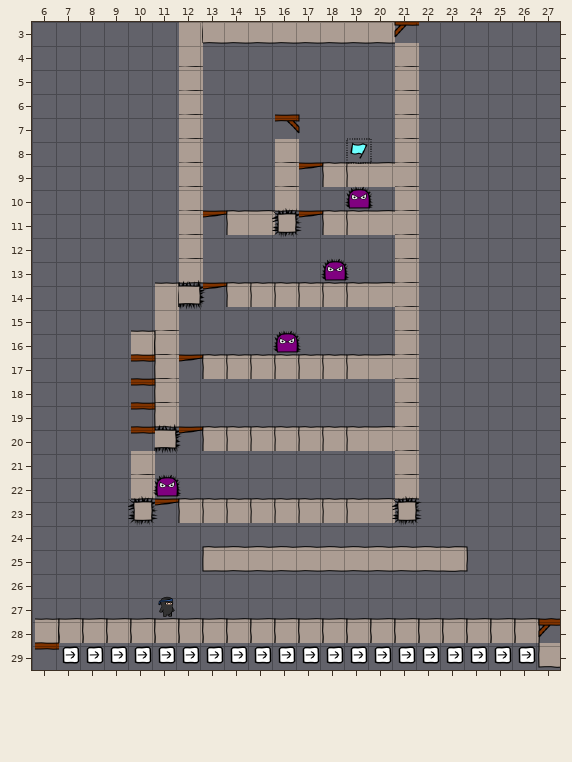
Tiled map, stored at raw/levelconverter/maps/n9.tmx. That is the earlier state.
Cells are 40x40 px. Shown: x 6..27, y 3..29.
Once edited:
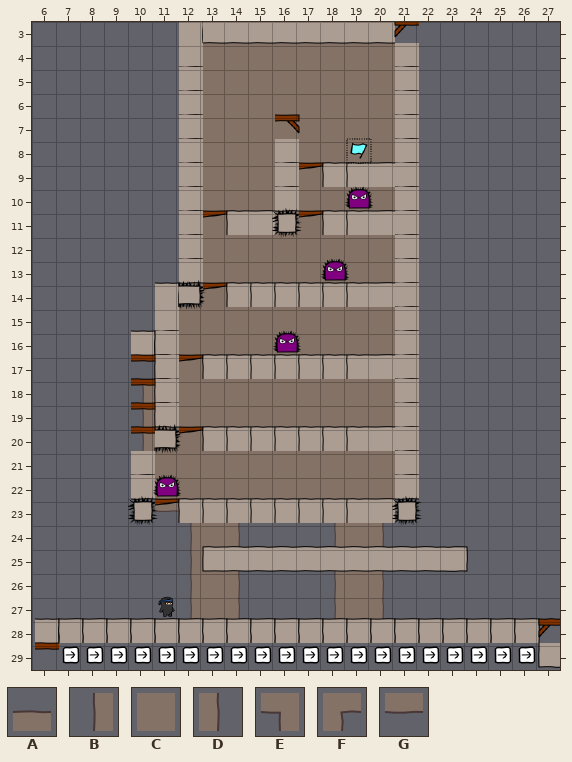
Key: from "background": A 1, B 8, C 9, D 10, E 11, F 12, G 17.
_ is an empty cell, . an unchanged one.
The edit:
--- layer "bg"
@@ x 10..21 @@
- 3 ...________.
- 4 ..__________
- 5 ..__________
- 6 ..__________
- 7 ..__________
- 8 ..__________
- 9 ..__________
-10 ..__________
-11 ..__________
-12 ..__________
-13 ..__________
-14 ..__________
-15 .___________
-16 .___________
-17 .___________
-18 ____________
-19 ____________
-20 ____________
-21 ____________
-22 ____________
-23 .__________.
-24 ..___...___.
-25 ..___...___.
-26 ..___...___.
-27 ..___...___.
-28 ..___...___.
+ 3 ...AAAAAAAA.
+ 4 ..BCCCCCCCCD
+ 5 ..BCCCCCCCCD
+ 6 ..BCCCCCCCCD
+ 7 ..BCCCCCCCCD
+ 8 ..BCCCCCCCCD
+ 9 ..BCCCCCCCCD
+10 ..BCCCCCCCCD
+11 ..BCCCCCCCCD
+12 ..BCCCCCCCCD
+13 ..BCCCCCCCCD
+14 ..BCCCCCCCCD
+15 .BCCCCCCCCCD
+16 .BCCCCCCCCCD
+17 .BCCCCCCCCCD
+18 BBCCCCCCCCCD
+19 BCCCCCCCCCCD
+20 BCCCCCCCCCCD
+21 BCCCCCCCCCCD
+22 BCCCCCCCCCCD
+23 .GECFGGGECF.
+24 ..BCD...BCD.
+25 ..BCD...BCD.
+26 ..BCD...BCD.
+27 ..BCD...BCD.
+28 ..BCD...BCD.
Boxes around the changes in both pictures, in picture pixels (x1, y1, x2, y2):
added: (142, 43, 395, 619)
